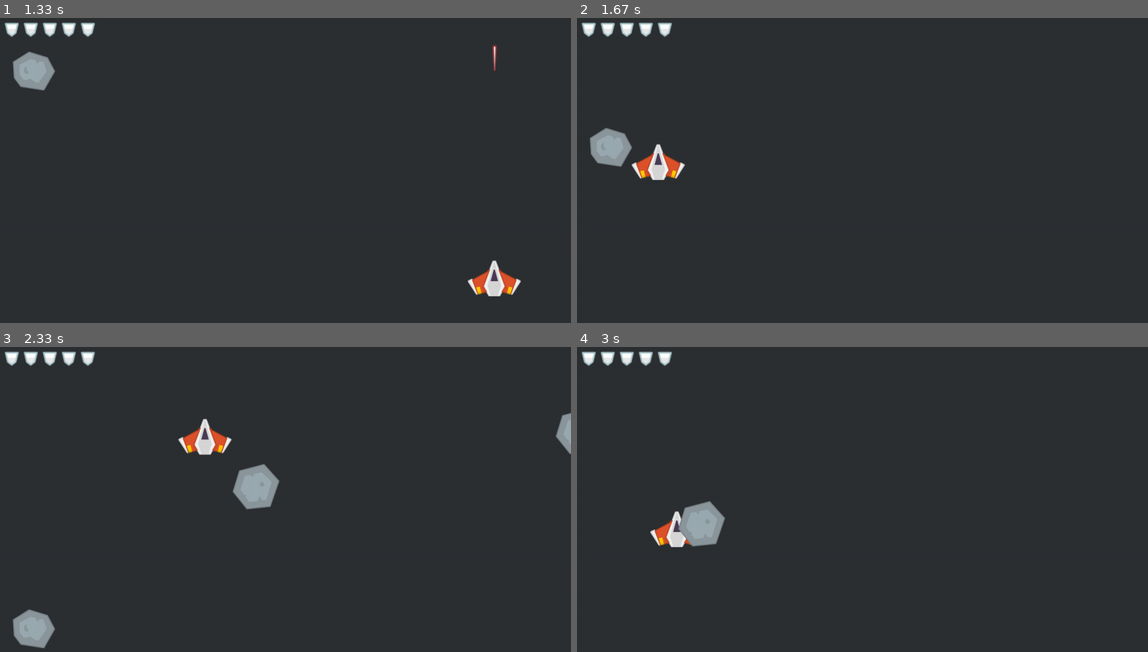
Above: before the commit, frames 1-4 (two rows, left to right).
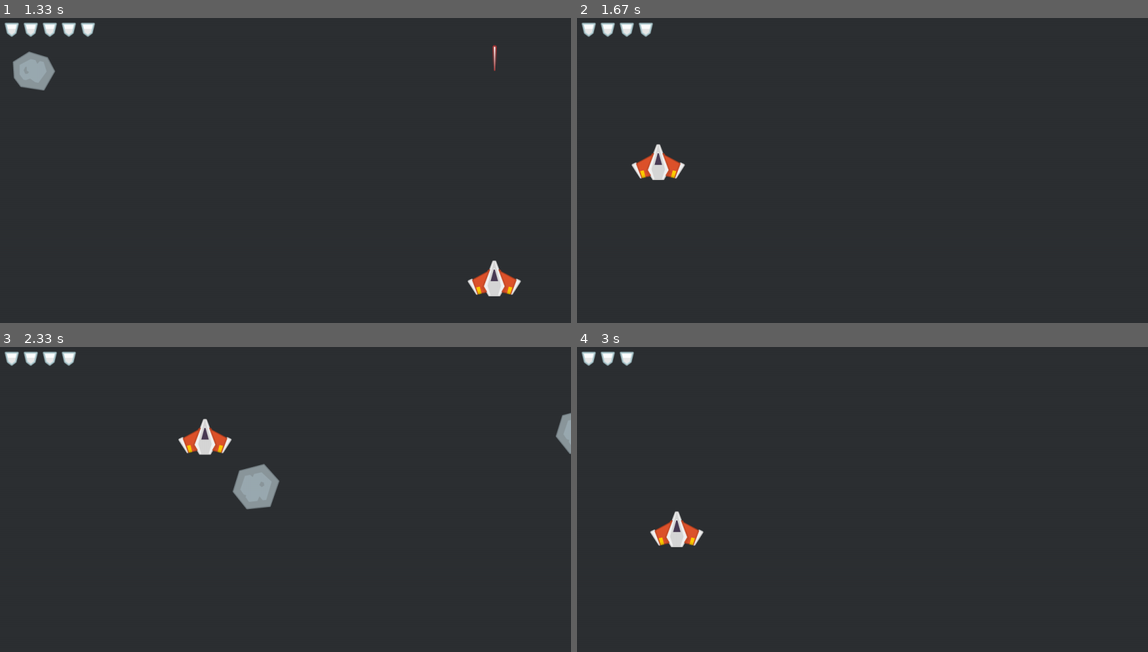
Above: after the commit, the same moments.

Repository: eccololo/pygame-projects
Game: pygame game, started from Meteor Dodger/main.py
Same seed, same stepped clock (60 frames per second), same inputs: the game is played once before the commit and once after it.
Inputs (mouse positions are in pixels of both pictures, inside the frame that each line leads up to):
- Up to frame 1 (1.33 s): click (285, 170) at 0.38 s; click (108, 240) at 0.72 s; click (496, 277) at 1.05 s
- Up to frame 2 (1.67 s): click (656, 161) at 1.38 s
- Up to frame 3 (2.33 s): click (285, 536) at 1.72 s; click (205, 435) at 2.05 s
- Up to frame 4 (3 s): click (1062, 578) at 2.38 s; click (674, 530) at 2.72 s

Frame 1 is identical in both runs. In frame 2, 0.8% of the frame differs, in the area x 2-17%, y 1-49%; in frame 3, 0.8%; in frame 4, 1.1%, in the area x 10-26%, y 1-66%.

Commit message:
Create collision between spaceship and meteors. When spaceship collide with meteor reduce health by 1.

Diff:
--- a/Meteor Dodger/Sprites/spaceship.py
+++ b/Meteor Dodger/Sprites/spaceship.py
@@ -34,3 +34,6 @@
     def display_health(self):
         for idx, shield in enumerate(range(self.health)):
             pygame.display.get_surface().blit(self.shiled_surface, (idx * 40 + 10, 10))
+
+    def get_damage(self, damage_amount):
+        self.health -= damage_amount
--- a/Meteor Dodger/main.py
+++ b/Meteor Dodger/main.py
@@ -43,7 +43,7 @@
 
     screen.fill((45, 48, 51))
 
-    # Sprites
+    # Sprites Render
     laser_group.draw(screen)
     laser_group.update()
     spaceship_group.draw(screen)
@@ -51,6 +51,9 @@
     meteor_group.draw(screen)
     meteor_group.update()
 
+    # Collisions
+    if pygame.sprite.spritecollide(spaceship_group.sprite, meteor_group, True):
+        spaceship_group.sprite.get_damage(1)
 
     pygame.display.update()
     clock.tick(120)
